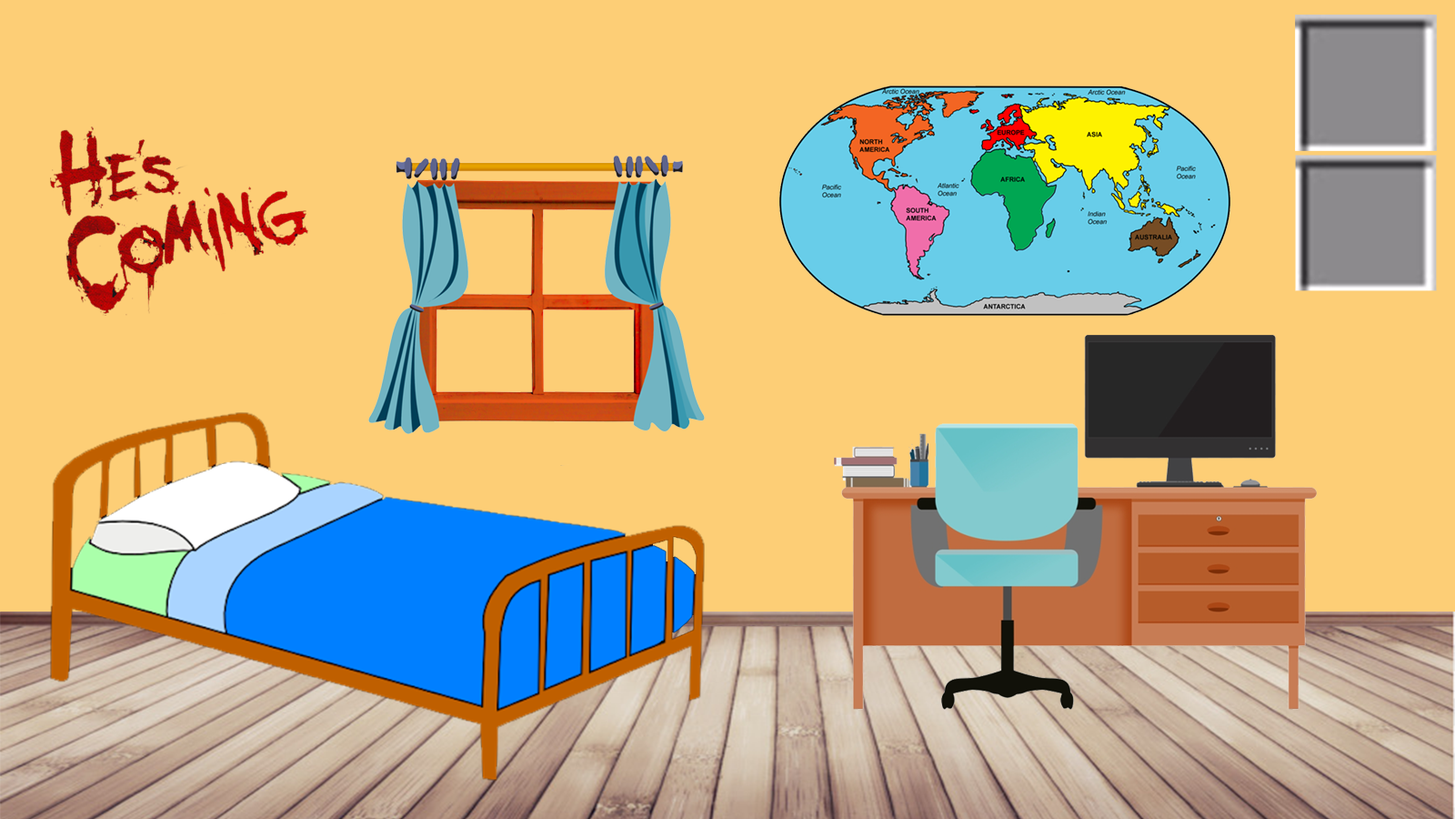
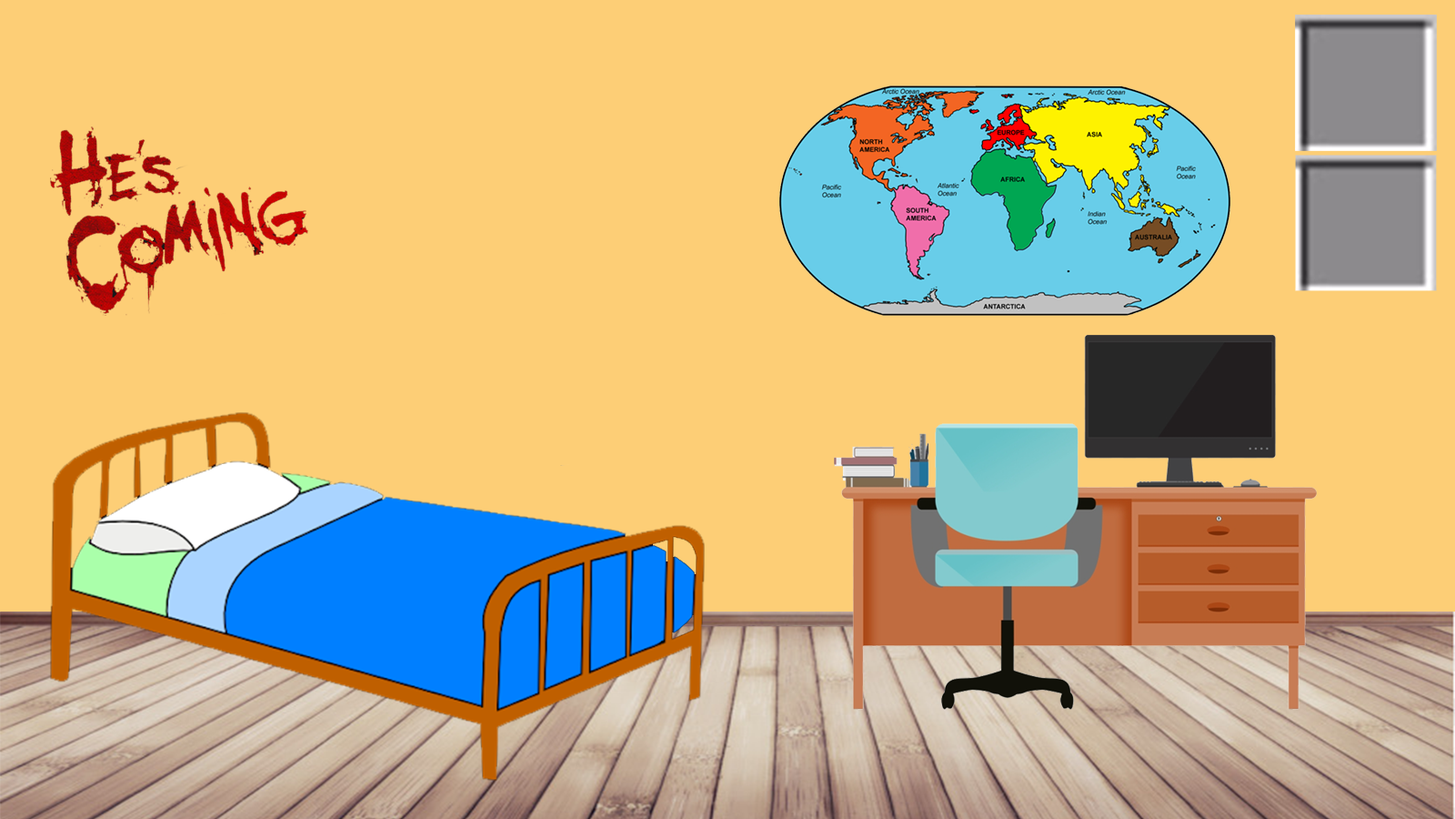
Two versions of the same layered image (w=1455, h=819). Layer-by-layer changes:
hid "Layer 3" over [368, 154, 705, 434]
